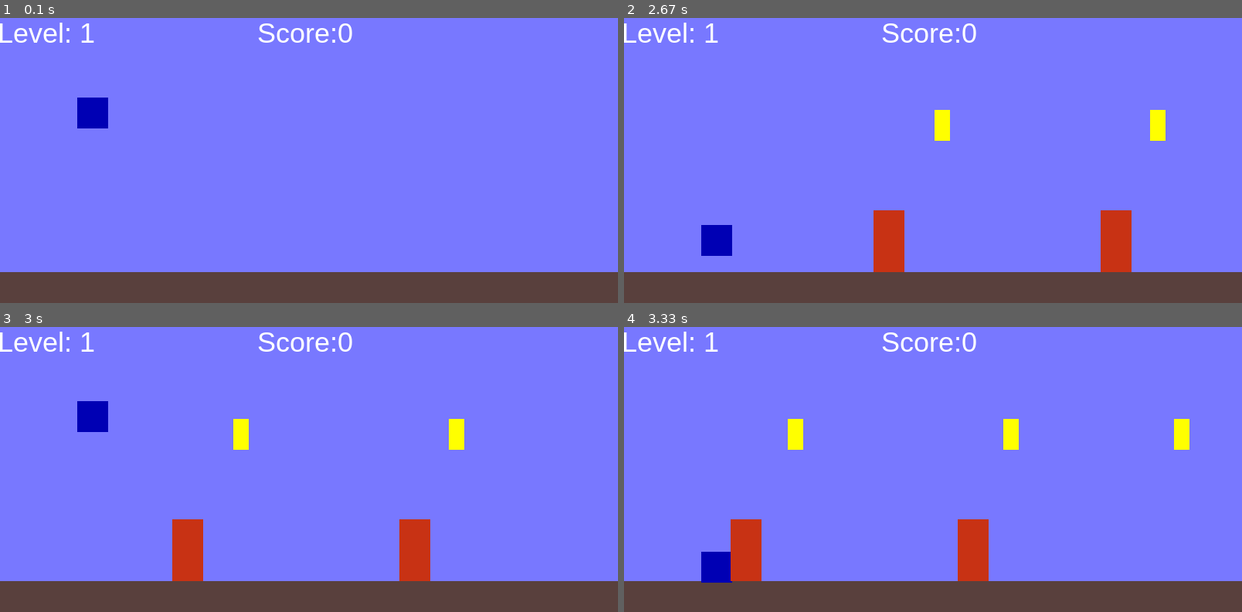
Above: before the commit, frames 1-4 (two rows, left to right).
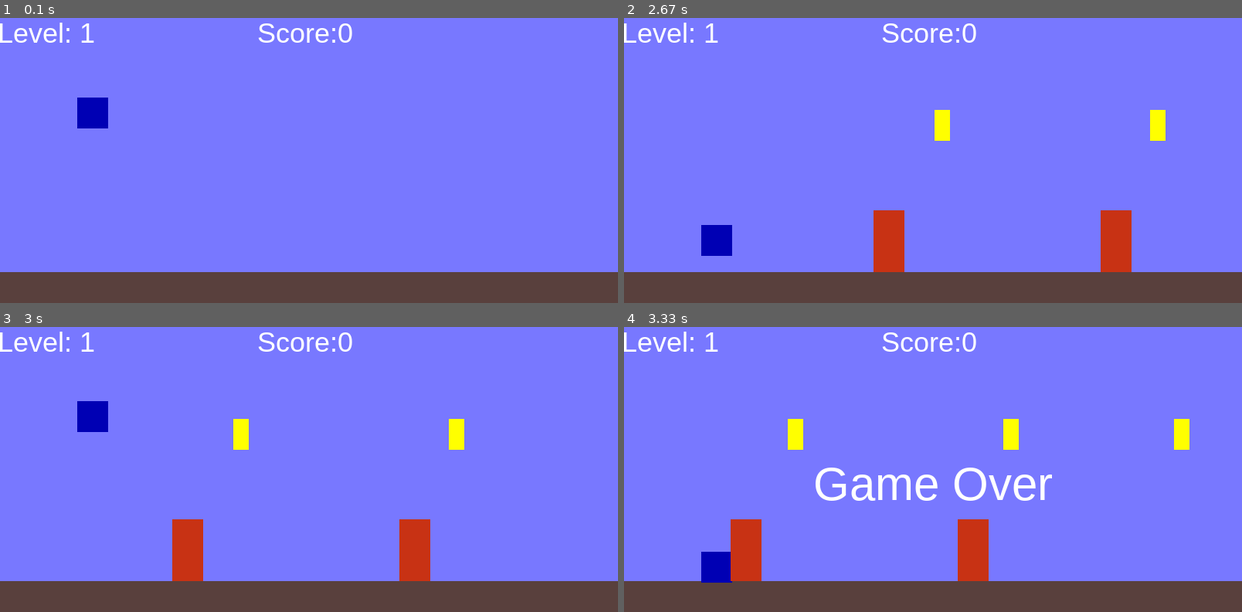
Above: after the commit, the same moments.

Repository: rquispeq/juego_pygame
Game: pygame game, started from main.py
Same seed, same stepped clock (60 frames per second), same inputs: the game is played once before the commit and once after it.
Inputs:
- Up to frame 1 (0.1 s): no input
- Up to frame 2 (2.67 s): tap Space at 0.33, 0.73, 1.03, 1.23, 1.57, 1.87, 2.07, 2.37, 2.63 s
- Up to frame 3 (3 s): no input
- Up to frame 4 (3.33 s): no input

Frames 1-3 are identical in both runs. In frame 4, 1.4% of the frame differs, in the area x 31-70%, y 49-61%.

Commit message:
Sonidos y mensaje de game over
Se agregaron los sonidos para algunas acciones.
Se uso la libreria os para poder manejar mejor la ubicacion de archivos
de sonidos

Tambien se agrego el texto de game over al chocar con un wall
Para esto se tuvo que mover la funcion flip que actualiza toda la pantalla.

Diff:
--- a/game/game.py
+++ b/game/game.py
@@ -1,3 +1,4 @@
+import os
 import pygame
 import sys
 from .config import *
@@ -16,6 +17,9 @@
 
         pygame.display.set_caption(TITLE)
         self.font = pygame.font.match_font(FONT)
+
+        self.dir = os.path.dirname(__file__)
+        self.dir_sounds = os.path.join(self.dir,'sources/sounds')
 
         self.running = True
         self.playing = True
@@ -52,23 +56,26 @@
         self.surface.fill(LIGHTPURPLE)
         self.sprites.draw(self.surface)
         self.draw_text()
+        pygame.display.flip() #es igual que update pero lo hace solo sobre la surface
 
     def update(self):
         if self.playing:
-
-            pygame.display.flip() #es igual que update pero lo hace solo sobre la surface
 
             wall = self.player.collide_with(self.walls)
             if wall:
                 if self.player.collide_bottom(wall):
                     self.player.skid(wall)
                 else:
+                    sound_crash_wall = pygame.mixer.Sound(os.path.join(self.dir_sounds,'crash_in_wall.wav'))
+                    sound_crash_wall.play()
                     self.stop()
 
             coin = self.player.collide_with(self.coins)
             if coin:
                 self.score += 1
                 coin.kill()
+                sound_coin = pygame.mixer.Sound(os.path.join(self.dir_sounds,'pick_coin.wav'))
+                sound_coin.play()
 
             self.sprites.update()
 
@@ -108,6 +115,8 @@
                 self.sprites.add(wall)
                 self.walls.add(wall)
             self.level += 1
+            sound_new_level = pygame.mixer.Sound(os.path.join(self.dir_sounds,'new_level.wav'))
+            sound_new_level.play()
             self.generate_coins()
 
     def generate_coins(self):
@@ -142,6 +151,8 @@
     def draw_text(self):
         self.display_text(str(self.score_format()),36,WHITE,WIDTH//2,30)
         self.display_text(str(self.level_format()),36,WHITE,60,30)
+        if not self.playing:
+            self.display_text('Game Over',60,WHITE,WIDTH//2,HEIGHT//2)
 
     def display_text(self,text,size,color,pos_x,pos_y):
         font = pygame.font.Font(self.font, size)
Not shown, added: game/sources/sounds/crash_in_wall.wav
Not shown, added: game/sources/sounds/jump.wav
Not shown, added: game/sources/sounds/new_level.wav
Not shown, added: game/sources/sounds/pick_coin.wav
